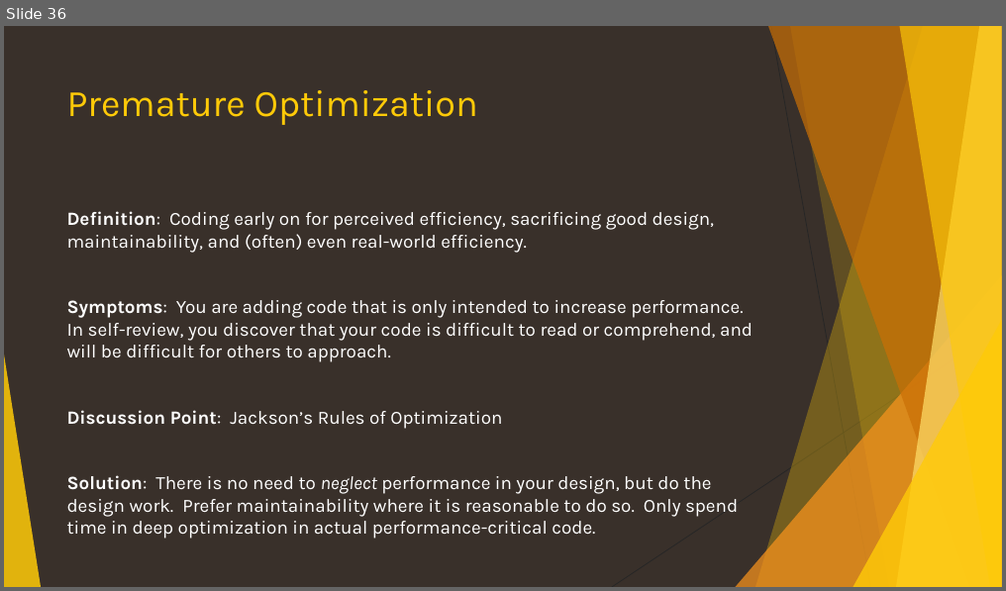
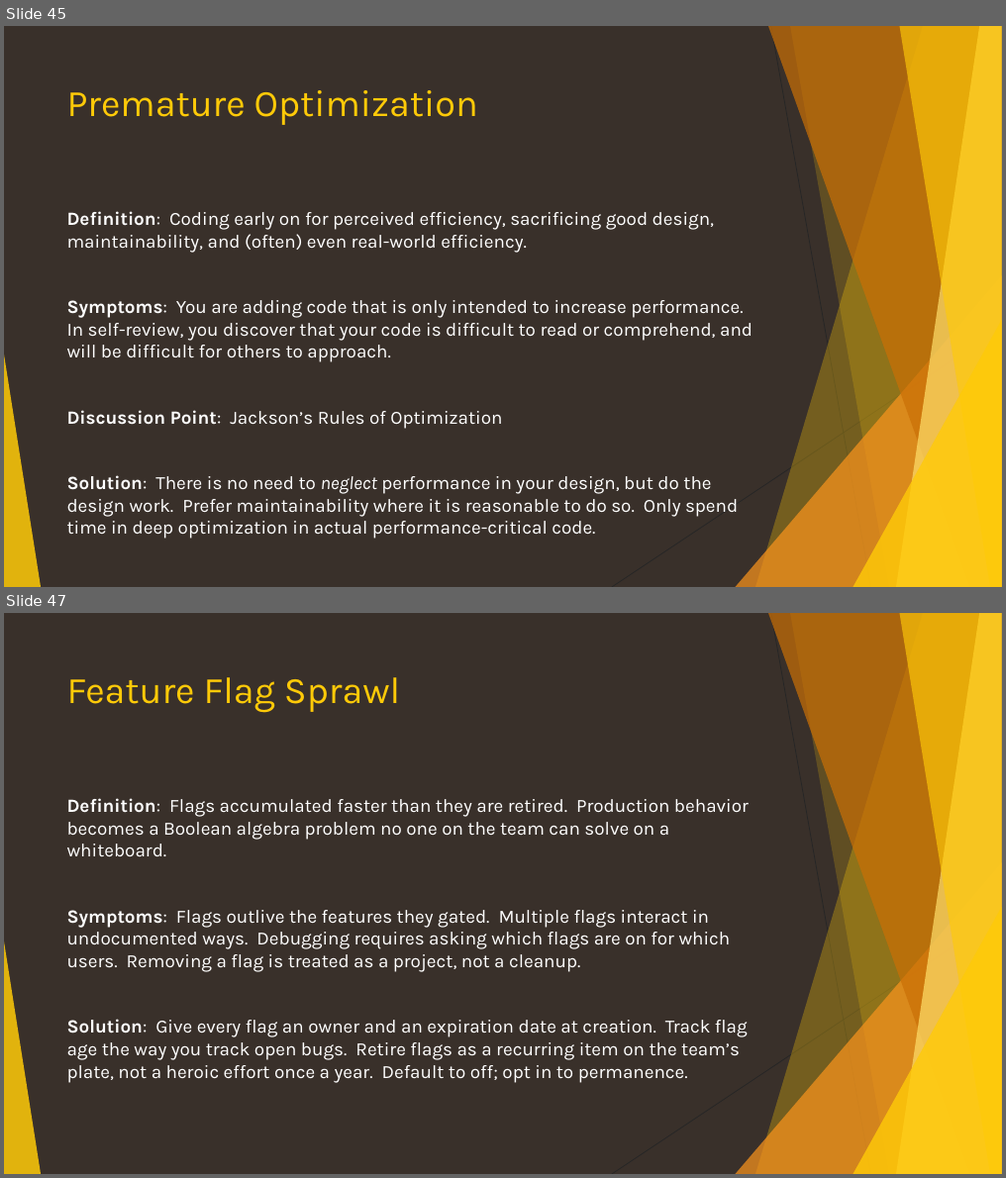
Before and after one commit to ericburcham/anti-patterns, a slide deck: anti-patterns.pptx. Shown one above the other, each under a label of ours: slide 36 before the commit, slides 45 and 47 after it; the slides between them are not shown. The pictures are 1006x591 and 1006x1178 pixels, drawn with LibreOffice and Linux fonts; fonts in the diff are those of the drawing. Boxes give left, top, right and bottom in pixels: in the first picture for what was removed or moved away, otherwise in the second. Text is boxed around its words. In the diff, an @@ line names an element or a change of style, - is before the commit and + after.

```diff
--- a/anti-patterns.pptx
+++ b/anti-patterns.pptx
@@ slide 47 added at bbox=[4, 613, 1002, 1174], background #39302A; not listed: 10 template elements that a slide beside it also shows @@
@@ title added at bbox=[67, 677, 400, 713], 36 pt, text #FFCA08 @@
+Feature Flag Sprawl
@@ text added at bbox=[67, 798, 748, 1083], 18 pt, text #FFFFFF @@
+Definition: Flags accumulated faster than they are retired. Production behavior becomes a Boolean algebra problem no one on the team can solve on a whiteboard.
+Symptoms: Flags outlive the features they gated. Multiple flags interact in undocumented ways. Debugging requires asking which flags are on for which users. Removing a flag is treated as a project, not a cleanup.
+Solution: Give every flag an owner and an expiration date at creation. Track flag age the way you track open bugs. Retire flags as a recurring item on the team’s plate, not a heroic effort once a year. Default to off; opt in to permanence.
@@ what was slide 36 is now slide 45 @@
```
Also in this commit, not shown: 1 slide changed, 11 other slides added.
